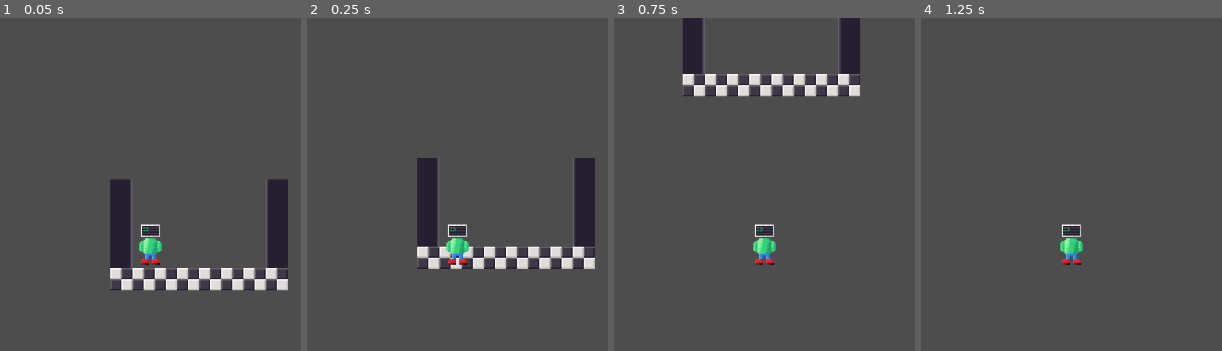
Above: before the commit, frames 1-4 (left to right).
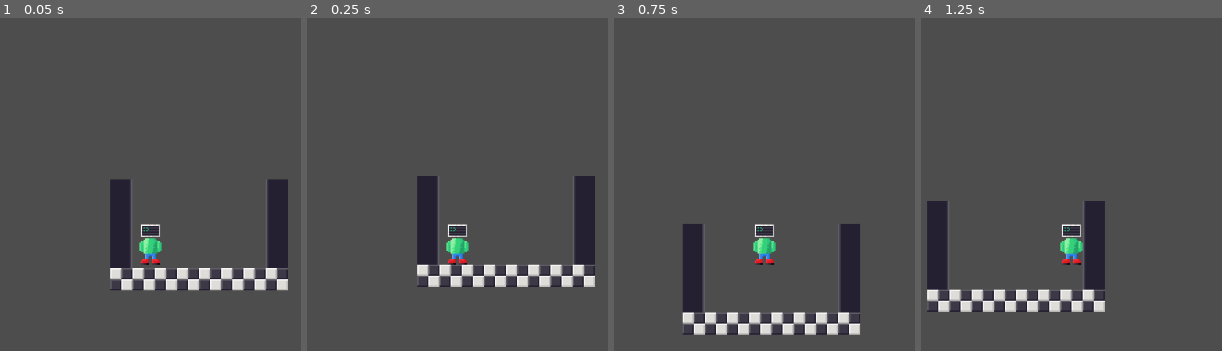
Above: after the commit, the same moments.

Repository: L0UARN/computerman
Game: Godot game, scene res://scenes/level.tscn
Same seed, same stepped clock (60 frames per second), same inputs: the game is played once before the commit and once after it. The project has no main scene, so this scene is started directly.
Inputs:
- Up to frame 1 (0.05 s): no input
- Up to frame 2 (0.25 s): no input
- Up to frame 3 (0.75 s): tap Enter (ui_accept) at 0.5 s; hold Right (ui_right) from 0.53 s (still down)
- Up to frame 4 (1.25 s): keep holding Right (ui_right); tap Enter (ui_accept) at 0.77 s

Frame 1 is identical in both runs. In frame 2, 5.6% of the frame differs, in the area x 36-96%, y 42-81%; in frame 3, 11%, in the area x 22-82%, y 0-96%; in frame 4, 6.1%.

Commit message:
Added tilemap collisions

Diff:
--- a/scenes/level.tscn
+++ b/scenes/level.tscn
@@ -8,15 +8,19 @@
 0:0/0 = 0
 0:0/0/physics_layer_0/linear_velocity = Vector2(0, 0)
 0:0/0/physics_layer_0/angular_velocity = 0.0
+0:0/0/physics_layer_0/polygon_0/points = PackedVector2Array(-8, -8, 8, -8, 8, 8, -8, 8)
 1:0/0 = 0
 1:0/0/physics_layer_0/linear_velocity = Vector2(0, 0)
 1:0/0/physics_layer_0/angular_velocity = 0.0
+1:0/0/physics_layer_0/polygon_0/points = PackedVector2Array(-8, -8, 8, -8, 8, 8, -8, 8)
 2:0/0 = 0
 2:0/0/physics_layer_0/linear_velocity = Vector2(0, 0)
 2:0/0/physics_layer_0/angular_velocity = 0.0
+2:0/0/physics_layer_0/polygon_0/points = PackedVector2Array(-8, -8, 8, -8, 8, 8, -8, 8)
 3:0/0 = 0
 3:0/0/physics_layer_0/linear_velocity = Vector2(0, 0)
 3:0/0/physics_layer_0/angular_velocity = 0.0
+3:0/0/physics_layer_0/polygon_0/points = PackedVector2Array(-8, -8, 8, -8, 8, 8, -8, 8)
 
 [sub_resource type="TileSet" id="TileSet_bgjci"]
 physics_layer_0/collision_layer = 1
